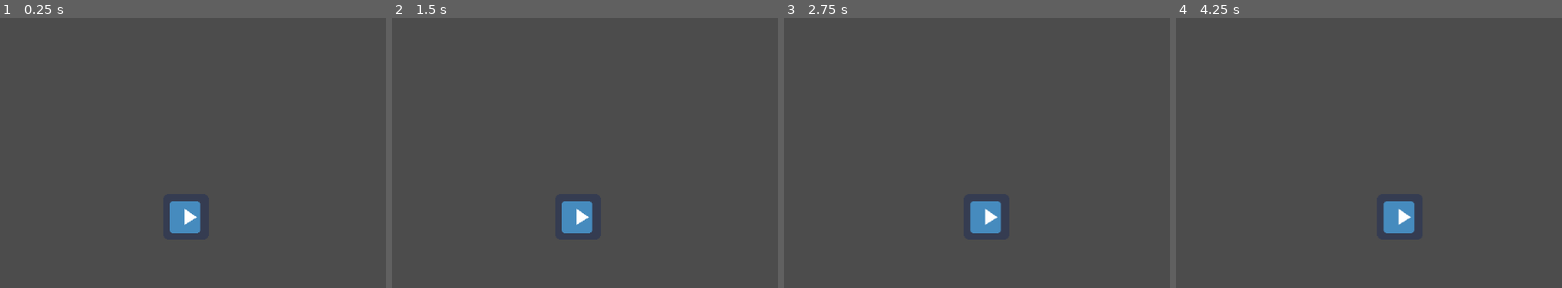
Above: before the commit, frames 1-4 (left to right).
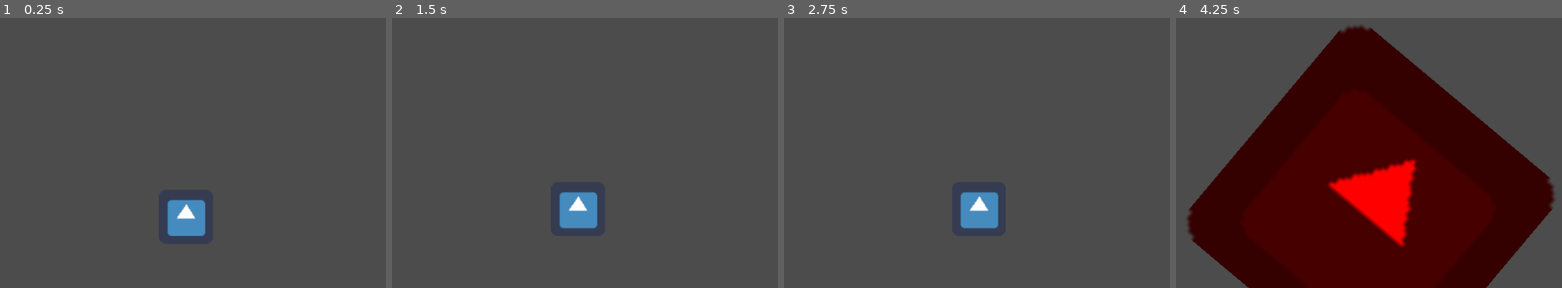
Above: after the commit, the same moments.

Repository: tescudec/prova1
Game: Godot game, scene res://joc.tscn
The game is run twice, just before and just after one commit, with the same random seed, the same clock (stepped at 60 frames per second) and the same inputs. The engine's default icon, where the game draws it, is replaced by a stand-in: a white triangle on a blue panel in a dark square.
Inputs (mouse positions are in pixels of both pictures, inside the frame that each line leads up to):
- Up to frame 1 (0.25 s): no input
- Up to frame 2 (1.5 s): tap Enter at 0.5 s; move the mouse to (747, 53) at 0.52 s; hold Up (mou amunt) 0.53-1.28 s; tap Down (mou avall) at 0.8, 1.35 s; move the mouse to (442, 96) at 1.27 s
- Up to frame 3 (2.75 s): tap Right (mou dreta) at 1.55 s; move the mouse to (outside the picture) at 2.02 s; hold Right (mou dreta) from 2.03 s (still down); tap Left (mou esquerra) at 2.3 s
- Up to frame 4 (4.25 s): tap Space (gira, bound only after the commit) at 2.75 s; move the mouse to (1334, 161) at 2.77 s; release Right (mou dreta) at 2.78 s; tap Left (mou esquerra) at 2.85 s; click (1334, 161) at 3.05 s; move the mouse to (outside the picture) at 3.52 s; press the mouse at (outside the picture) at 3.53 s; right-click (outside the picture) at 3.8 s

The runs differ from the first frame. In frame 1, 0.6% of the frame differs, in the area x 43-54%, y 67-81%; in frame 2, 0.9%; in frame 3, 1.1%; in frame 4, 60%, in the area x 2-99%, y 2-100%.

Commit message:
afegit canvi de velocitat , mida, angle i collision shape

Diff:
--- a/Godot.gd
+++ b/Godot.gd
@@ -1,4 +1,4 @@
-extends Sprite
+extends Area2D
 
 
 # Declare member variables here. Examples:
@@ -8,7 +8,7 @@
 export var direccio = Vector2 (0,0)
 export var mida = Vector2 (1,1)
 export var posicio = Vector2 (500,500)
-export  var rotacio = 90
+export  var rotacio = 0
 # Called when the node enters the scene tree for the first time.
 func _ready():
 	# Replace with function body.
@@ -17,7 +17,8 @@
 	scale = mida
 # Called every frame. 'delta' is the elapsed time since the previous frame
 func _process(delta):
-	position += velocitat * delta *direccio
+	var vel = int(20)
+
 #	if position.x >= 1024:
 #		velocitat.x = -velocitat.x
 #	if position.x <= 0:
@@ -27,4 +28,30 @@
 #	if position.y <= 0:
 #		velocitat.y = -velocitat.y
 	if Input.is_action_pressed("mou dreta"):
-		direccio = Vector2(1,0)
+		direccio = Vector2.RIGHT
+	if Input.is_action_pressed("mou esquerra"):
+		direccio = Vector2.LEFT
+	if Input.is_action_pressed("mou amunt"):
+		direccio = Vector2.UP
+	if Input.is_action_pressed("mou avall"):
+		direccio = Vector2.DOWN
+	if Input.is_action_pressed("gira"):
+		rotation_degrees += 10
+	if Input.is_action_pressed("augmenta velocitat"):
+		velocitat += 1
+	if Input.is_action_pressed("disminueix velocitat"):
+		velocitat -= 1
+	if Input.is_action_pressed("augmenta mida"):
+		scale += Vector2(0.1,0.1)
+	if Input.is_action_pressed("disminueix mida"):
+		scale += Vector2(-0.1,-0.1)
+	position += velocitat * delta *direccio.normalized()
+	direccio = Vector2(0,0)
+
+
+func _on_Personatge_area_entered(area):
+	modulate = Color(1,0,0)
+
+
+func _on_Personatge_area_exited(area):
+	modulate = Color(1,1,1)
--- a/joc.tscn
+++ b/joc.tscn
@@ -1,12 +1,33 @@
-[gd_scene load_steps=3 format=2]
+[gd_scene load_steps=5 format=2]
 
 [ext_resource path="res://icon.png" type="Texture" id=1]
 [ext_resource path="res://Godot.gd" type="Script" id=2]
 
+[sub_resource type="RectangleShape2D" id=1]
+extents = Vector2( 37.5, 37.75 )
+
+[sub_resource type="RectangleShape2D" id=2]
+extents = Vector2( 27, 195.5 )
+
 [node name="joc" type="Node2D"]
 position = Vector2( -1, 0 )
 
-[node name="Godot" type="Sprite" parent="."]
+[node name="Personatge" type="Area2D" parent="."]
+script = ExtResource( 2 )
+
+[node name="Godot" type="Sprite" parent="Personatge"]
 scale = Vector2( 1.172, 1.172 )
 texture = ExtResource( 1 )
-script = ExtResource( 2 )
+
+[node name="CollisionShape2D" type="CollisionShape2D" parent="Personatge"]
+position = Vector2( 0, 0.25 )
+shape = SubResource( 1 )
+
+[node name="Area2D" type="Area2D" parent="."]
+
+[node name="CollisionShape2D" type="CollisionShape2D" parent="Area2D"]
+position = Vector2( 756, 307.5 )
+shape = SubResource( 2 )
+
+[connection signal="area_entered" from="Personatge" to="Personatge" method="_on_Personatge_area_entered"]
+[connection signal="area_exited" from="Personatge" to="Personatge" method="_on_Personatge_area_exited"]
--- a/project.godot
+++ b/project.godot
@@ -40,6 +40,31 @@
 , Object(InputEventKey,"resource_local_to_scene":false,"resource_name":"","device":0,"alt":false,"shift":false,"control":false,"meta":false,"command":false,"pressed":false,"scancode":83,"physical_scancode":0,"unicode":0,"echo":false,"script":null)
  ]
 }
+gira={
+"deadzone": 0.5,
+"events": [ Object(InputEventKey,"resource_local_to_scene":false,"resource_name":"","device":0,"alt":false,"shift":false,"control":false,"meta":false,"command":false,"pressed":false,"scancode":32,"physical_scancode":0,"unicode":0,"echo":false,"script":null)
+ ]
+}
+"augmenta velocitat"={
+"deadzone": 0.5,
+"events": [ Object(InputEventKey,"resource_local_to_scene":false,"resource_name":"","device":0,"alt":false,"shift":false,"control":false,"meta":false,"command":false,"pressed":false,"scancode":16777349,"physical_scancode":0,"unicode":0,"echo":false,"script":null)
+ ]
+}
+"disminueix velocitat"={
+"deadzone": 0.5,
+"events": [ Object(InputEventKey,"resource_local_to_scene":false,"resource_name":"","device":0,"alt":false,"shift":false,"control":false,"meta":false,"command":false,"pressed":false,"scancode":16777347,"physical_scancode":0,"unicode":0,"echo":false,"script":null)
+ ]
+}
+"augmenta mida"={
+"deadzone": 0.5,
+"events": [ Object(InputEventMouseButton,"resource_local_to_scene":false,"resource_name":"","device":-1,"alt":false,"shift":false,"control":false,"meta":false,"command":false,"button_mask":0,"position":Vector2( 0, 0 ),"global_position":Vector2( 0, 0 ),"factor":1.0,"button_index":1,"pressed":false,"doubleclick":false,"script":null)
+ ]
+}
+"disminueix mida"={
+"deadzone": 0.5,
+"events": [ Object(InputEventMouseButton,"resource_local_to_scene":false,"resource_name":"","device":-1,"alt":false,"shift":false,"control":false,"meta":false,"command":false,"button_mask":0,"position":Vector2( 0, 0 ),"global_position":Vector2( 0, 0 ),"factor":1.0,"button_index":2,"pressed":false,"doubleclick":false,"script":null)
+ ]
+}
 
 [physics]
 
